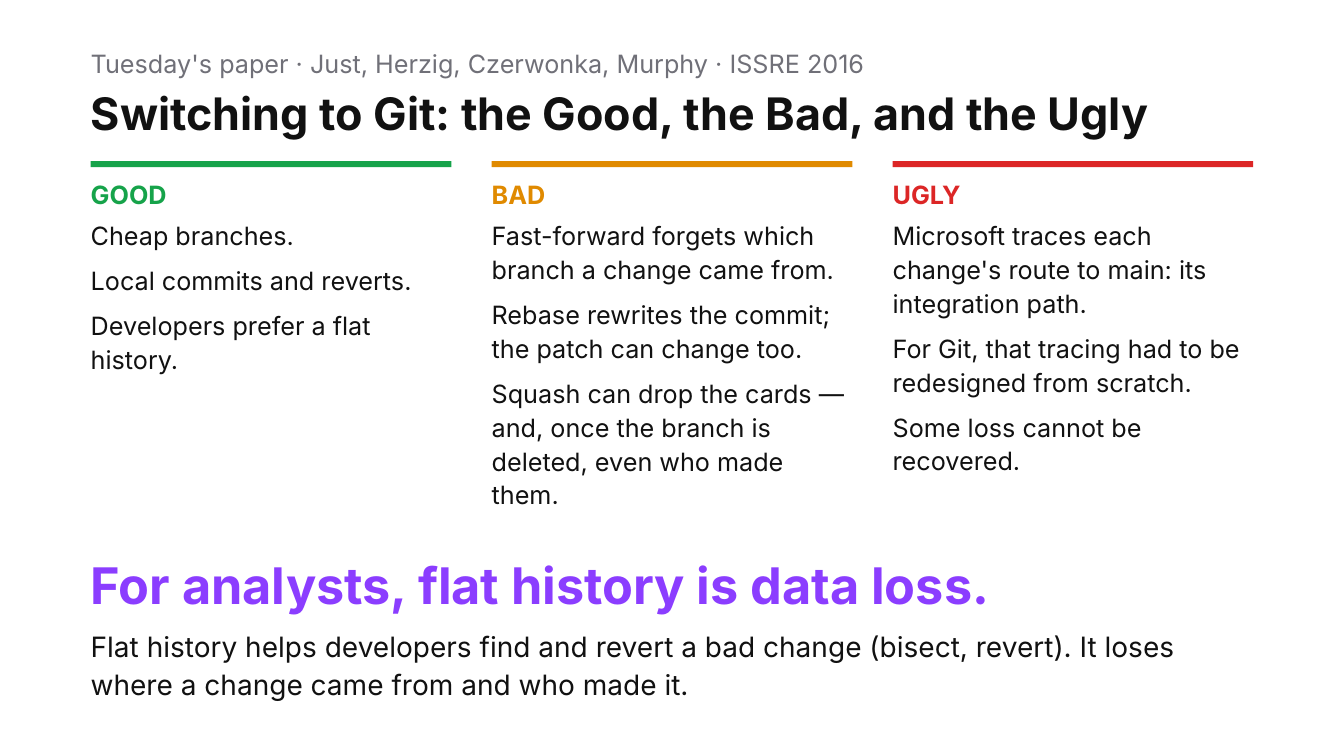
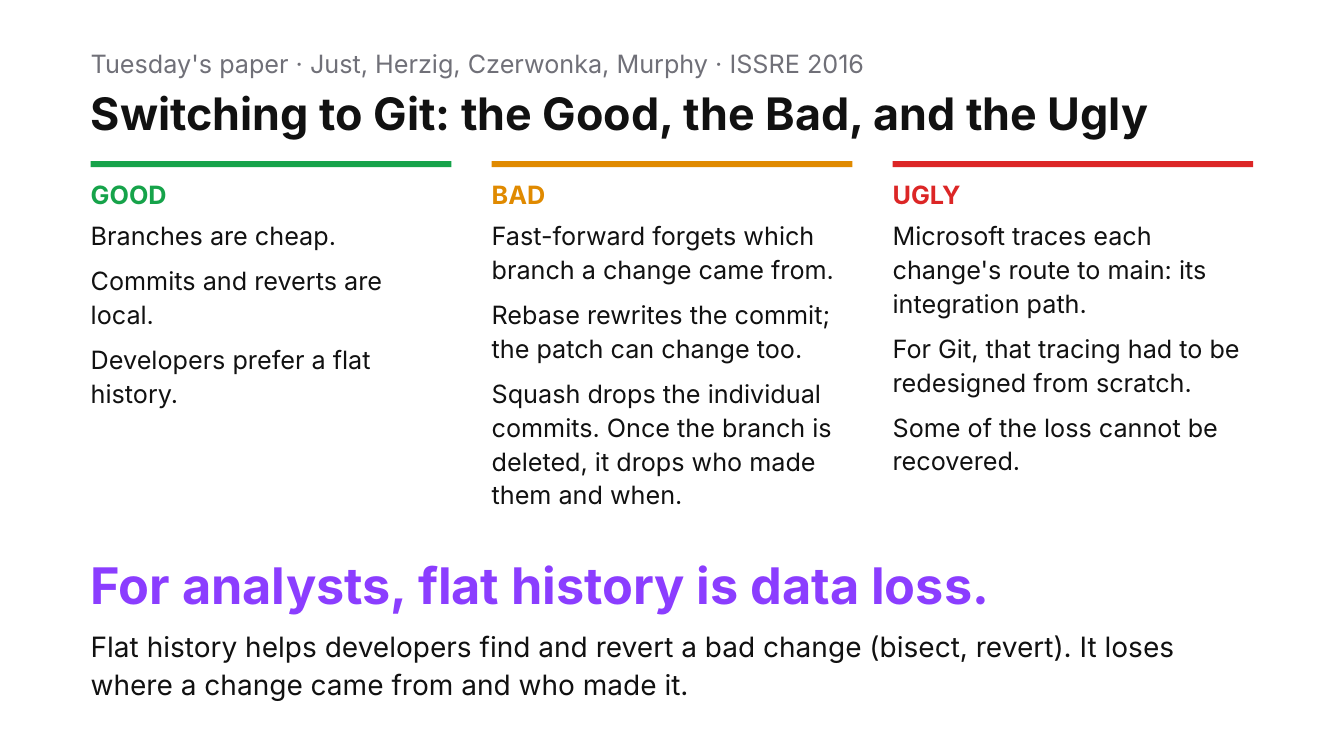
Before and after one commit to shubham3-ucb/cs294-pl, a slide deck: slide 10 of slides/tuesday_app.pptx. Drawn at 1344x756 pixels with LibreOffice and Linux fonts; fonts in the diff are those of the drawing. Boxes give left, top, right and bottom in pixels: in the first picture for what was removed or moved away, otherwise in the second. Text is boxed around its words. In the diff, an @@ line names an element or a change of style, - is before the commit and + after.

```diff
--- a/slides/tuesday_app.pptx
+++ b/slides/tuesday_app.pptx
@@ text at bbox=[91, 226, 382, 325]: text changed @@
-Cheap branches.
-Local commits and reverts.
+Branches are cheap.
+Commits and reverts are local.
@@ text at bbox=[492, 384, 831, 505]: text changed @@
-Squash can drop the cards — and, once the branch is deleted, even who made them.
+Squash drops the individual commits. Once the branch is deleted, it drops who made them and when.
@@ text at bbox=[893, 418, 1218, 471]: text changed @@
-Some loss cannot be recovered.
+Some of the loss cannot be recovered.
```
Also in this commit, not shown: 11 other slides changed, 11 other files.
